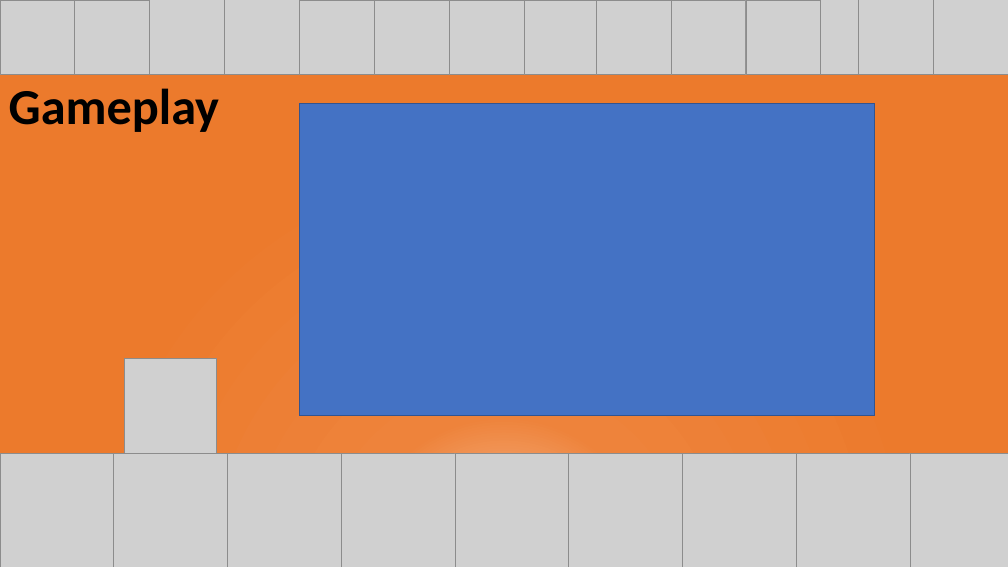
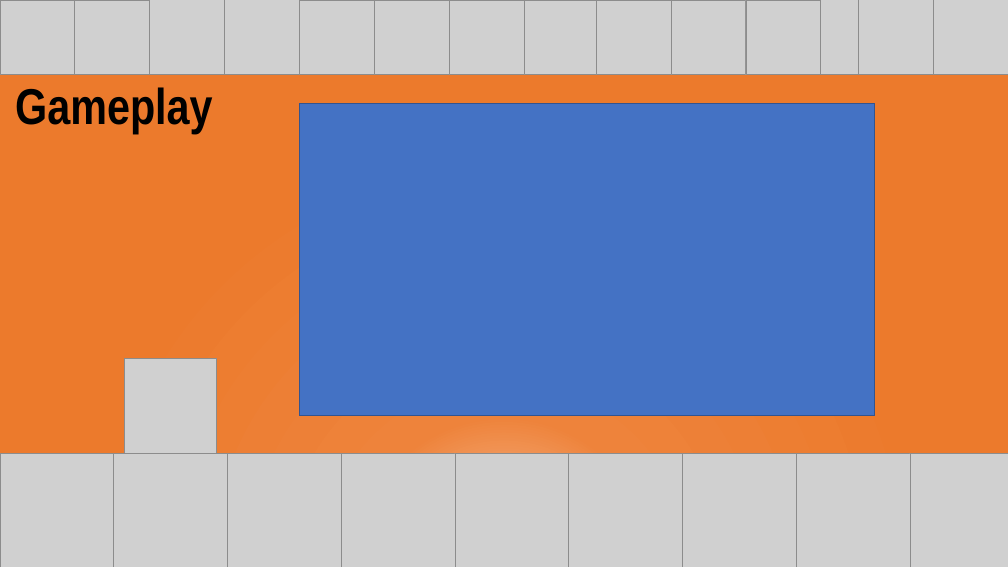
Before and after one commit to UoSGroupProjects1819/mgp-team-13, a slide deck: slide 4 of Presentations/Group 13 Level 4 & 5 Presentation.pptx. Drawn at 1008x567 pixels with LibreOffice and Linux fonts; fonts in the diff are those of the drawing; grey boxes stand for pictures. Boxes give left, top, right and bottom in pixels: in the first picture for what was removed or moved away, otherwise in the second. Text is boxed around its words. In the diff, an @@ line names an element or a change of style, - is before the commit and + after.

```diff
--- a/Presentations/Group 13 Level 4 & 5 Presentation.pptx
+++ b/Presentations/Group 13 Level 4 & 5 Presentation.pptx
@@ text "Gameplay" at (x1=15, y1=87, x2=212, y2=134): font Calibri to Arial Narrow @@
```
Also in this commit, not shown: 5 other slides changed.
